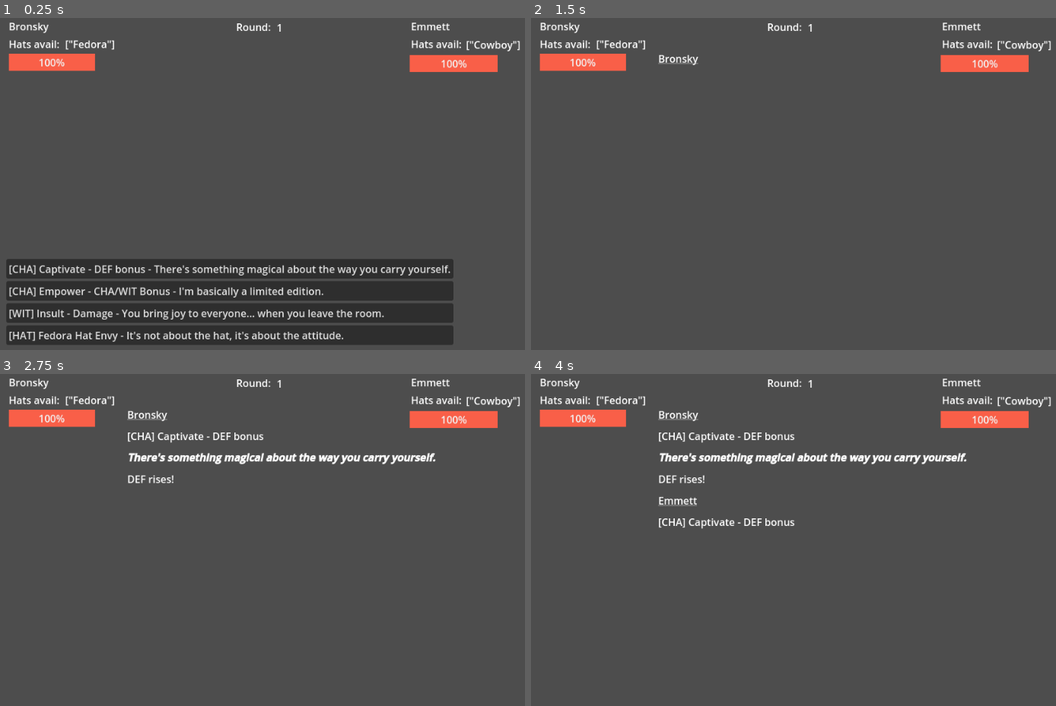
Above: before the commit, frames 1-4 (two rows, left to right).
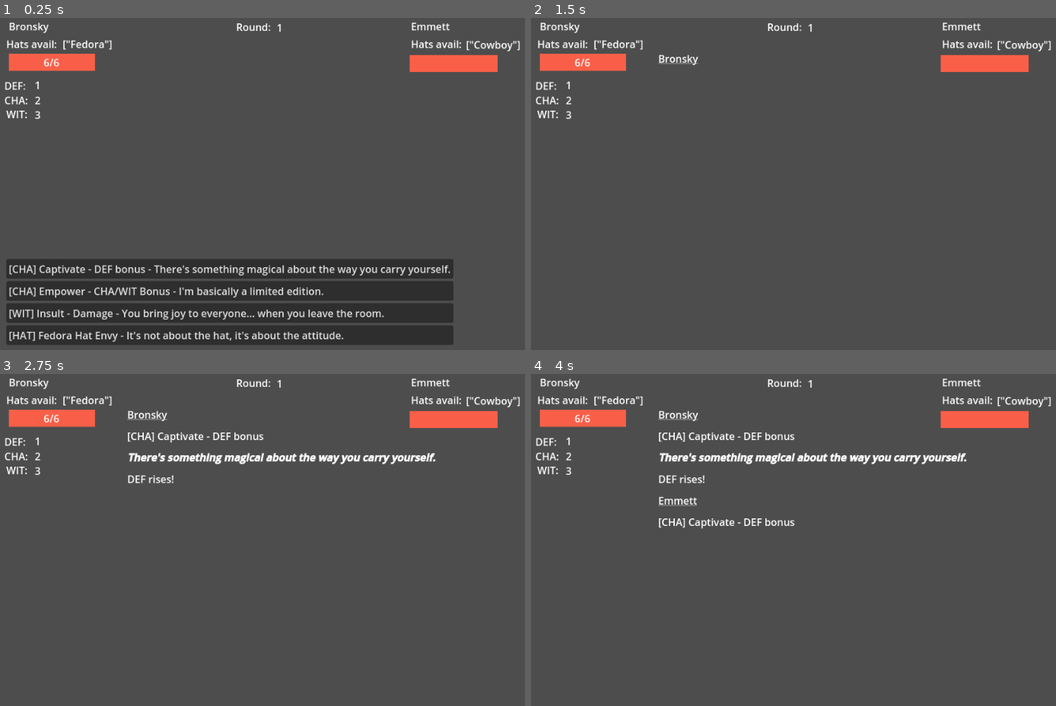
Above: after the commit, the same moments.

Repository: Sleeping-Robot-Games/Hat-Trick
Game: Godot game, scene res://scenes/play_test.tscn
Two runs of this game, one before a commit and one after it. Both use one fixed random seed, a clock stepped at 60 frames per second and the inputs below.
Inputs:
- Up to frame 1 (0.25 s): no input
- Up to frame 2 (1.5 s): click "[CHA] Captivate - DEF bonus -…" at 0.5 s; hold Right (ui_right) from 1.28 s (still down)
- Up to frame 3 (2.75 s): tap Enter at 2 s; release Right (ui_right) at 2.03 s; hold Left (ui_left) from 2.03 s (still down)
- Up to frame 4 (4 s): release Left (ui_left) at 2.78 s; hold Right (ui_right) from 2.78 s (still down); tap Space at 3.5 s

The runs differ from the first frame. In frame 1, 0.7% of the frame differs, in the area x 0-89%, y 6-31%; in frame 2, 0.7%; in frame 3, 0.7%; in frame 4, 0.7%.

Commit message:
because memao said

Diff:
--- /dev/null
+++ b/assets/shaders/PaletteSwapper.gdshader
@@ -0,0 +1,18 @@
+shader_type canvas_item;
+render_mode unshaded;
+
+uniform sampler2D palette_swap;
+uniform sampler2D greyscale_palette;
+
+void fragment()
+{
+	vec4 old_color = texture(TEXTURE, UV);
+	vec2 swap_coord = vec2 ( old_color.r, 0);
+	vec4 new_color = texture(palette_swap, swap_coord);
+	if (old_color == texture(greyscale_palette, swap_coord)){
+		new_color.a *= old_color.a;
+		COLOR = new_color;
+	} else {
+		COLOR = old_color;
+	}
+}
--- a/scenes/play_test.tscn
+++ b/scenes/play_test.tscn
@@ -28,13 +28,14 @@
 offset_right = 186.0
 offset_bottom = 92.0
 theme_override_styles/fill = SubResource("StyleBoxFlat_k6rh0")
+show_percentage = false
 
 [node name="P1Stats" type="Control" parent="."]
 layout_mode = 3
 anchors_preset = 0
-offset_left = 50.0
+offset_left = 46.0
 offset_top = 38.0
-offset_right = 209.0
+offset_right = 205.0
 offset_bottom = 225.0
 
 [node name="avail_hats" type="Control" parent="P1Stats"]
@@ -56,7 +57,6 @@
 text = "VALUE"
 
 [node name="STAM" type="Control" parent="P1Stats"]
-visible = false
 anchors_preset = 0
 offset_left = 2.0
 offset_top = 30.0
@@ -64,80 +64,91 @@
 offset_bottom = 59.0
 
 [node name="Label" type="Label" parent="P1Stats/STAM"]
-layout_mode = 0
-offset_right = 44.0
-offset_bottom = 26.0
+visible = false
+layout_mode = 0
+offset_left = 11.0
+offset_top = 24.0
+offset_right = 59.0
+offset_bottom = 50.0
 text = "STAM:"
 
 [node name="Value" type="Label" parent="P1Stats/STAM"]
 layout_mode = 0
-offset_left = 57.0
-offset_right = 108.0
-offset_bottom = 26.0
-text = "VALUE"
+offset_left = 14.0
+offset_top = -1.0
+offset_right = 125.0
+offset_bottom = 25.0
+text = "VALUE"
+horizontal_alignment = 1
 
 [node name="DEF" type="Control" parent="P1Stats"]
-visible = false
+anchors_preset = 0
+offset_left = -1.0
+offset_top = 41.0
+offset_right = 119.0
+offset_bottom = 70.0
+scale = Vector2(1, 1.00661)
+
+[node name="Label" type="Label" parent="P1Stats/DEF"]
+layout_mode = 0
+offset_left = -2.0
+offset_top = 24.8359
+offset_right = 42.0
+offset_bottom = 50.8359
+text = "DEF:"
+
+[node name="Value" type="Label" parent="P1Stats/DEF"]
+layout_mode = 0
+offset_left = 46.0
+offset_top = 23.8425
+offset_right = 97.0
+offset_bottom = 49.8425
+text = "VALUE"
+
+[node name="CHA" type="Control" parent="P1Stats"]
+anchors_preset = 0
+offset_left = -1.0
+offset_top = 84.0
+offset_right = 119.0
+offset_bottom = 113.0
+
+[node name="Label" type="Label" parent="P1Stats/CHA"]
+layout_mode = 0
+offset_left = -2.0
+offset_top = 5.0
+offset_right = 42.0
+offset_bottom = 31.0
+text = "CHA:"
+
+[node name="Value" type="Label" parent="P1Stats/CHA"]
+layout_mode = 0
+offset_left = 46.0
+offset_top = 5.0
+offset_right = 97.0
+offset_bottom = 31.0
+text = "VALUE"
+
+[node name="WIT" type="Control" parent="P1Stats"]
 anchors_preset = 0
 offset_left = 2.0
-offset_top = 58.0
+offset_top = 140.0
 offset_right = 122.0
-offset_bottom = 87.0
-
-[node name="Label" type="Label" parent="P1Stats/DEF"]
-layout_mode = 0
-offset_right = 44.0
-offset_bottom = 26.0
-text = "DEF:"
-
-[node name="Value" type="Label" parent="P1Stats/DEF"]
-layout_mode = 0
-offset_left = 47.0
-offset_right = 98.0
-offset_bottom = 26.0
-text = "VALUE"
-
-[node name="CHA" type="Control" parent="P1Stats"]
-visible = false
-anchors_preset = 0
-offset_left = 2.0
-offset_top = 84.0
-offset_right = 122.0
-offset_bottom = 113.0
-
-[node name="Label" type="Label" parent="P1Stats/CHA"]
-layout_mode = 0
-offset_right = 44.0
-offset_bottom = 26.0
-text = "CHA:"
-
-[node name="Value" type="Label" parent="P1Stats/CHA"]
-layout_mode = 0
-offset_left = 47.0
-offset_right = 98.0
-offset_bottom = 26.0
-text = "VALUE"
-
-[node name="WIT" type="Control" parent="P1Stats"]
-visible = false
-anchors_preset = 0
-offset_left = 1.0
-offset_top = 113.0
-offset_right = 121.0
-offset_bottom = 142.0
+offset_bottom = 169.0
 
 [node name="Label" type="Label" parent="P1Stats/WIT"]
 layout_mode = 0
-offset_right = 44.0
-offset_bottom = 26.0
+offset_left = -2.0
+offset_top = -29.0
+offset_right = 42.0
+offset_bottom = -3.0
 text = "WIT:"
 
 [node name="Value" type="Label" parent="P1Stats/WIT"]
 layout_mode = 0
-offset_left = 49.0
-offset_top = -3.0
-offset_right = 100.0
-offset_bottom = 23.0
+offset_left = 43.0
+offset_top = -28.0
+offset_right = 94.0
+offset_bottom = -2.0
 text = "VALUE"
 
 [node name="base_dmg" type="Control" parent="P1Stats"]
@@ -178,6 +189,7 @@
 offset_right = 822.0
 offset_bottom = 94.0
 theme_override_styles/fill = SubResource("StyleBoxFlat_hikd4")
+show_percentage = false
 
 [node name="P2Stats" type="Control" parent="."]
 layout_mode = 3
--- /dev/null
+++ b/scenes/player.tscn
@@ -0,0 +1,55 @@
+[gd_scene load_steps=13 format=3 uid="uid://dfywlhuf8sf7q"]
+
+[ext_resource type="Shader" path="res://assets/shaders/PaletteSwapper.gdshader" id="1_4okdx"]
+[ext_resource type="Texture2D" uid="uid://dyjryfx0esvju" path="res://assets/sprites/body.png" id="1_8s30m"]
+[ext_resource type="Texture2D" uid="uid://dm3tqt5dkr1d6" path="res://assets/palettes/body_000.png" id="2_7s0uj"]
+[ext_resource type="Texture2D" uid="uid://cdu0rl5qun17d" path="res://assets/sprites/outfit/outfit_001.png" id="2_dev26"]
+[ext_resource type="Texture2D" uid="uid://d10whr3egygfr" path="res://assets/sprites/hair/hair_006.png" id="3_216po"]
+[ext_resource type="Texture2D" uid="uid://bcvp4euahnejn" path="res://assets/palettes/body_005.png" id="3_iyqyp"]
+[ext_resource type="Texture2D" uid="uid://brijoqeupxl23" path="res://assets/sprites/hats/snapback.png" id="4_wt0qm"]
+[ext_resource type="Texture2D" uid="uid://bfgdnnjdqimif" path="res://assets/palettes/haircolor_000.png" id="5_r6h7d"]
+[ext_resource type="Texture2D" uid="uid://dgpfbaiardfy8" path="res://assets/palettes/haircolor_007.png" id="6_kstjx"]
+
+[sub_resource type="CapsuleShape2D" id="CapsuleShape2D_c2sdf"]
+radius = 7.0
+height = 18.0
+
+[sub_resource type="ShaderMaterial" id="ShaderMaterial_qg1bq"]
+shader = ExtResource("1_4okdx")
+shader_parameter/palette_swap = ExtResource("3_iyqyp")
+shader_parameter/greyscale_palette = ExtResource("2_7s0uj")
+
+[sub_resource type="ShaderMaterial" id="ShaderMaterial_way3m"]
+shader = ExtResource("1_4okdx")
+shader_parameter/palette_swap = ExtResource("6_kstjx")
+shader_parameter/greyscale_palette = ExtResource("5_r6h7d")
+
+[node name="Player" type="CharacterBody2D"]
+
+[node name="CollisionShape2D" type="CollisionShape2D" parent="."]
+position = Vector2(-1, 7)
+shape = SubResource("CapsuleShape2D_c2sdf")
+
+[node name="SpriteHolder" type="Node2D" parent="."]
+
+[node name="Body" type="Sprite2D" parent="SpriteHolder"]
+material = SubResource("ShaderMaterial_qg1bq")
+texture = ExtResource("1_8s30m")
+hframes = 8
+vframes = 3
+
+[node name="Hair" type="Sprite2D" parent="SpriteHolder"]
+material = SubResource("ShaderMaterial_way3m")
+texture = ExtResource("3_216po")
+hframes = 8
+vframes = 3
+
+[node name="Outfit" type="Sprite2D" parent="SpriteHolder"]
+texture = ExtResource("2_dev26")
+hframes = 8
+vframes = 3
+
+[node name="Hat" type="Sprite2D" parent="SpriteHolder"]
+texture = ExtResource("4_wt0qm")
+hframes = 8
+vframes = 3
--- a/scripts/play_test.gd
+++ b/scripts/play_test.gd
@@ -281,7 +281,10 @@
 
 func update_player_stat_labels():
 	for stat in $P1Stats.get_children():
-		stat.get_node('Value').text = str(p1[stat.name])
+		if stat.name == "STAM":
+			stat.get_node('Value').text = "%s/%s" % [str(p1[stat.name]), str(player_1_initial_state["STAM"])]
+		else:
+			stat.get_node('Value').text = str(p1[stat.name])
 
 	for stat in $P2Stats.get_children():
 		stat.get_node('Value').text = str(p2[stat.name])
Not shown, added: assets/sprites/hats/baseball.png.import
Not shown, added: assets/sprites/hats/cowboy.png.import
Not shown, added: assets/sprites/hats/crown.png.import
Not shown, added: assets/sprites/hats/witch.png.import
Not shown, added: assets/sprites/hats/wizard.png.import
